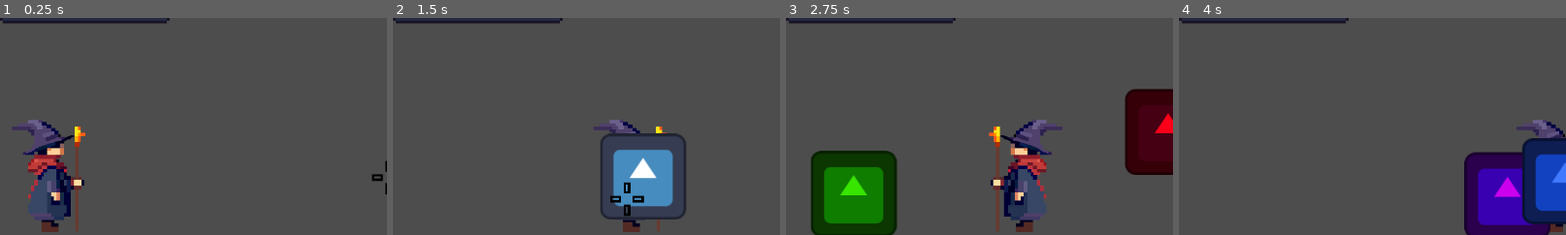
Above: before the commit, frames 1-4 (left to right).
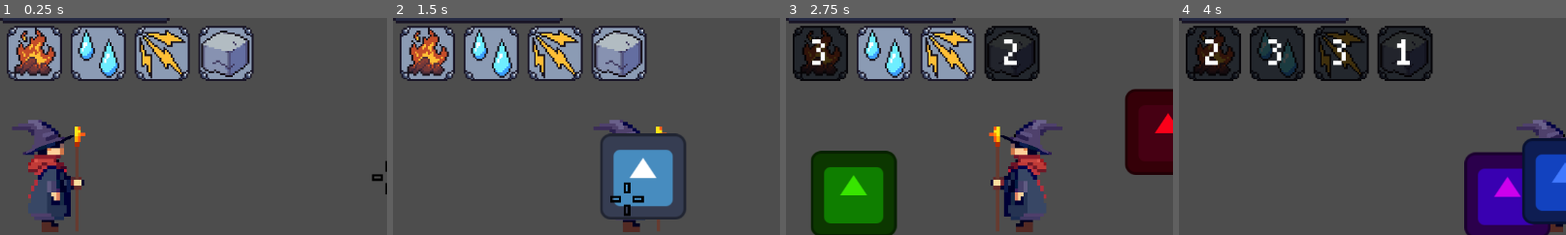
Above: after the commit, the same moments.

Repository: KyattPL/krolestwo-chorona
Game: Godot game, scene res://Scenes/TestLevel/test_level.tscn
The game is run twice, just before and just after one commit, with the same random seed, the same clock (stepped at 60 frames per second) and the same inputs. The engine's default icon, where the game draws it, is replaced by a stand-in: a white triangle on a blue panel in a dark square.
Inputs (mouse positions are % of the whole screen's width and height, from its top left):
- Up to frame 1 (0.25 s): no input
- Up to frame 2 (1.5 s): move the mouse to (72, 45) at 0.52 s; hold Right (move_right) from 0.53 s (still down); click (72, 45) at 0.6 s; tap Space (jump) at 0.77 s; move the mouse to (30, 55) at 1.27 s; tap 4 (select_earth) at 1.35 s
- Up to frame 3 (2.75 s): tap Space (jump) at 1.52 s; click (30, 55) at 1.55 s; move the mouse to (60, 28) at 2.02 s; release Right (move_right) at 2.03 s; hold Left (move_left) from 2.03 s (still down); tap 1 (select_fire) at 2.1 s; click (60, 28) at 2.3 s
- Up to frame 4 (4 s): move the mouse to (45, 70) at 2.77 s; release Left (move_left) at 2.78 s; hold Right (move_right) from 2.78 s (still down); tap 3 (select_lightning) at 2.85 s; tap Space (jump) at 3.02, 3.77 s; click (45, 70) at 3.05 s; move the mouse to (80, 65) at 3.52 s; tap 2 (select_water) at 3.6 s; click (80, 65) at 3.8 s
The pictures show only the part of the screen within x 0-50%, y 14-63%; the shares and areas given below are measured in that part.

The runs differ from the first frame. In frame 1, 13% of the frame differs, in the area x 1-66%, y 3-30%; in frame 2, 13%; in frame 3, 14%; in frame 4, 14%.

Commit message:
Added Timers on HUD for spells

Diff:
--- a/Scenes/Player/Root.gd
+++ b/Scenes/Player/Root.gd
@@ -9,6 +9,11 @@
 @export var earthSpell: PackedScene
 
 enum SPELL { NONE, FIRE, WATER, LIGHTNING, EARTH }
+
+signal fireOnCD(waitTime)
+signal waterOnCD(waitTime)
+signal lightningOnCD(waitTime)
+signal earthOnCD(waitTime)
 
 func spawn_bullet(bulletInstance: CharacterBody2D):
 	var mousePos = $Player.get_local_mouse_position().normalized()
@@ -24,24 +29,28 @@
 			SPELL.FIRE:
 				var fireBullet: CharacterBody2D = fireSpell.instantiate()
 				$FireSpellCD.start()
+				fireOnCD.emit($FireSpellCD.wait_time)
 				$Player.isFireOnCD = true
 				$Player.selectedSpell = SPELL.NONE
 				spawn_bullet(fireBullet)
 			SPELL.WATER:
 				var waterBullet: CharacterBody2D = waterSpell.instantiate()
 				$WaterSpellCD.start()
+				waterOnCD.emit($WaterSpellCD.wait_time)
 				$Player.isWaterOnCD = true
 				$Player.selectedSpell = SPELL.NONE
 				spawn_bullet(waterBullet)
 			SPELL.LIGHTNING:
 				var lightningBullet: CharacterBody2D = lightningSpell.instantiate()
 				$LightningSpellCD.start()
+				lightningOnCD.emit($LightningSpellCD.wait_time)
 				$Player.isLightningOnCD = true
 				$Player.selectedSpell = SPELL.NONE
 				spawn_bullet(lightningBullet)
 			SPELL.EARTH:
 				var earthBullet: CharacterBody2D = earthSpell.instantiate()
 				$EarthSpellCD.start()
+				earthOnCD.emit($EarthSpellCD.wait_time)
 				$Player.isEarthOnCD = true
 				$Player.selectedSpell = SPELL.NONE
 				spawn_bullet(earthBullet)
--- a/Scenes/Player/player.tscn
+++ b/Scenes/Player/player.tscn
@@ -45,12 +45,6 @@
 waterSpell = ExtResource("4_yg7du")
 lightningSpell = ExtResource("5_4vqt1")
 earthSpell = ExtResource("6_vspi1")
-
-[node name="Crosshair" type="Sprite2D" parent="."]
-z_index = 2
-scale = Vector2(0.0416667, 0.0416667)
-texture = ExtResource("1_gwjtt")
-script = ExtResource("2_68fma")
 
 [node name="FireSpellCD" type="Timer" parent="."]
 wait_time = 3.0
@@ -100,6 +94,18 @@
 [node name="Camera2D" type="Camera2D" parent="Player"]
 limit_left = -10
 
+[node name="CanvasLayer" type="CanvasLayer" parent="."]
+
+[node name="Crosshair" type="Sprite2D" parent="CanvasLayer"]
+z_index = 3
+scale = Vector2(0.0416667, 0.0416667)
+texture = ExtResource("1_gwjtt")
+script = ExtResource("2_68fma")
+
+[connection signal="earthOnCD" from="." to="HUD" method="_on_player_root_earth_on_cd"]
+[connection signal="fireOnCD" from="." to="HUD" method="_on_player_root_fire_on_cd"]
+[connection signal="lightningOnCD" from="." to="HUD" method="_on_player_root_lightning_on_cd"]
+[connection signal="waterOnCD" from="." to="HUD" method="_on_player_root_water_on_cd"]
 [connection signal="timeout" from="FireSpellCD" to="Player" method="_on_fire_spell_cd_timeout"]
 [connection signal="timeout" from="WaterSpellCD" to="Player" method="_on_water_spell_cd_timeout"]
 [connection signal="timeout" from="LightningSpellCD" to="Player" method="_on_lightning_spell_cd_timeout"]
--- a/Scenes/UI/HUD/hud.gd
+++ b/Scenes/UI/HUD/hud.gd
@@ -1,4 +1,9 @@
 extends CanvasLayer
+
+var fireSpellWaitTime
+var waterSpellWaitTime
+var lightningSpellWaitTime
+var earthSpellWaitTime
 
 func _ready():
 	$HUD/Stats/PlayerHPBar.value = 100
@@ -8,3 +13,70 @@
 
 func _on_player_coins_changed(oldVal, newVal):
 	$HUD/Stats/CoinsText.text = str(newVal)
+
+func _on_player_root_fire_on_cd(waitTime):
+	$HUD/Stats/FireSpellBox/FireSpellIcon.modulate = Color.from_hsv(1, 0, 0.25)
+	$HUD/Stats/FireSpellBox/FireSpellCD.visible = true
+	$HUD/Stats/FireSpellBox/FireSpellCD.text = "[center]" + str(waitTime) + "[/center]"
+	$HUD/Stats/FireSpellBox/FireSpellTimer.start()
+	fireSpellWaitTime = waitTime
+
+func _on_player_root_water_on_cd(waitTime):
+	$HUD/Stats/WaterSpellBox/WaterSpellIcon.modulate = Color.from_hsv(1, 0, 0.25)
+	$HUD/Stats/WaterSpellBox/WaterSpellCD.visible = true
+	$HUD/Stats/WaterSpellBox/WaterSpellCD.text = "[center]" + str(waitTime) + "[/center]"
+	$HUD/Stats/WaterSpellBox/WaterSpellTimer.start()
+	waterSpellWaitTime = waitTime
+
+func _on_player_root_lightning_on_cd(waitTime):
+	$HUD/Stats/LightningSpellBox/LightningSpellIcon.modulate = Color.from_hsv(1, 0, 0.25)
+	$HUD/Stats/LightningSpellBox/LightningSpellCD.visible = true
+	$HUD/Stats/LightningSpellBox/LightningSpellCD.text = "[center]" + str(waitTime) + "[/center]"
+	$HUD/Stats/LightningSpellBox/LightningSpellTimer.start()
+	lightningSpellWaitTime = waitTime
+
+func _on_player_root_earth_on_cd(waitTime):
+	$HUD/Stats/EarthSpellBox/EarthSpellIcon.modulate = Color.from_hsv(1, 0, 0.25)
+	$HUD/Stats/EarthSpellBox/EarthSpellCD.visible = true
+	$HUD/Stats/EarthSpellBox/EarthSpellCD.text = "[center]" + str(waitTime) + "[/center]"
+	$HUD/Stats/EarthSpellBox/EarthSpellTimer.start()
+	earthSpellWaitTime = waitTime
+
+func _on_fire_spell_timer_timeout():
+	fireSpellWaitTime -= 1
+	if fireSpellWaitTime == 0:
+		$HUD/Stats/FireSpellBox/FireSpellIcon.modulate = Color.from_hsv(0,0,1)
+		$HUD/Stats/FireSpellBox/FireSpellCD.visible = false
+		$HUD/Stats/FireSpellBox/FireSpellTimer.stop()
+	else:
+		$HUD/Stats/FireSpellBox/FireSpellCD.text = "[center]" + str(fireSpellWaitTime) + "[/center]"
+
+
+func _on_water_spell_timer_timeout():
+	waterSpellWaitTime -= 1
+	if waterSpellWaitTime == 0:
+		$HUD/Stats/WaterSpellBox/WaterSpellIcon.modulate = Color.from_hsv(0,0,1)
+		$HUD/Stats/WaterSpellBox/WaterSpellCD.visible = false
+		$HUD/Stats/WaterSpellBox/WaterSpellTimer.stop()
+	else:
+		$HUD/Stats/WaterSpellBox/WaterSpellCD.text = "[center]" + str(waterSpellWaitTime) + "[/center]"
+
+
+func _on_lightning_spell_timer_timeout():
+	lightningSpellWaitTime -= 1
+	if lightningSpellWaitTime == 0:
+		$HUD/Stats/LightningSpellBox/LightningSpellIcon.modulate = Color.from_hsv(0,0,1)
+		$HUD/Stats/LightningSpellBox/LightningSpellCD.visible = false
+		$HUD/Stats/LightningSpellBox/LightningSpellTimer.stop()
+	else:
+		$HUD/Stats/LightningSpellBox/LightningSpellCD.text = "[center]" + str(lightningSpellWaitTime) + "[/center]"
+
+
+func _on_earth_spell_timer_timeout():
+	earthSpellWaitTime -= 1
+	if earthSpellWaitTime == 0:
+		$HUD/Stats/EarthSpellBox/EarthSpellIcon.modulate = Color.from_hsv(0,0,1)
+		$HUD/Stats/EarthSpellBox/EarthSpellCD.visible = false
+		$HUD/Stats/EarthSpellBox/EarthSpellTimer.stop()
+	else:
+		$HUD/Stats/EarthSpellBox/EarthSpellCD.text = "[center]" + str(earthSpellWaitTime) + "[/center]"
--- a/Scenes/UI/HUD/hud.tscn
+++ b/Scenes/UI/HUD/hud.tscn
@@ -6,6 +6,11 @@
 [ext_resource type="Texture2D" uid="uid://c14bho4ctikhk" path="res://Assets/HUD/progress.png" id="3_wirlu"]
 [ext_resource type="Texture2D" uid="uid://c6ypy5hsp8yov" path="res://Assets/HUD/avatar.png" id="4_037t5"]
 [ext_resource type="FontFile" uid="uid://dabu02j6atprm" path="res://Assets/fonts/MinimalPixel v2.ttf" id="6_1c27h"]
+[ext_resource type="Texture2D" uid="uid://dhnj56hlpokrg" path="res://Assets/HUD/spellBackground.png" id="7_au50h"]
+[ext_resource type="Texture2D" uid="uid://bkippkhrsjb4h" path="res://Assets/HUD/spellFireIcon.png" id="8_7jyvk"]
+[ext_resource type="Texture2D" uid="uid://bf360du4uv41m" path="res://Assets/HUD/spellEarthIcon.png" id="9_dig4c"]
+[ext_resource type="Texture2D" uid="uid://c3iks8qextmwu" path="res://Assets/HUD/spellLightningIcon.png" id="10_0ipm1"]
+[ext_resource type="Texture2D" uid="uid://bcehnidqgqui2" path="res://Assets/HUD/spellWaterIcon.png" id="11_i1h1m"]
 
 [node name="RootCanvas" type="CanvasLayer"]
 script = ExtResource("1_m5h7p")
@@ -45,3 +50,191 @@
 theme_override_fonts/normal_font = ExtResource("6_1c27h")
 theme_override_font_sizes/normal_font_size = 21
 text = "0"
+
+[node name="FireSpellBox" type="Control" parent="HUD/Stats"]
+anchors_preset = 0
+offset_right = 40.0
+offset_bottom = 40.0
+
+[node name="FireSpellCD" type="RichTextLabel" parent="HUD/Stats/FireSpellBox"]
+visible = false
+z_index = 1
+layout_mode = 1
+anchors_preset = 8
+anchor_left = 0.5
+anchor_top = 0.5
+anchor_right = 0.5
+anchor_bottom = 0.5
+offset_left = -5.0
+offset_top = 100.0
+offset_right = 149.0
+offset_bottom = 194.0
+grow_horizontal = 2
+grow_vertical = 2
+scale = Vector2(0.479999, 0.479999)
+theme_override_fonts/normal_font = ExtResource("6_1c27h")
+theme_override_font_sizes/normal_font_size = 92
+bbcode_enabled = true
+text = "[center]6[/center]"
+
+[node name="FireSpellIcon" type="TextureRect" parent="HUD/Stats/FireSpellBox"]
+layout_mode = 0
+offset_left = 10.0
+offset_top = 100.0
+offset_right = 266.0
+offset_bottom = 356.0
+scale = Vector2(0.32, 0.32)
+texture = ExtResource("7_au50h")
+
+[node name="TextureRect" type="TextureRect" parent="HUD/Stats/FireSpellBox/FireSpellIcon"]
+offset_left = 18.75
+offset_top = 6.25
+offset_right = 274.75
+offset_bottom = 262.25
+scale = Vector2(0.874999, 0.874999)
+texture = ExtResource("8_7jyvk")
+
+[node name="FireSpellTimer" type="Timer" parent="HUD/Stats/FireSpellBox"]
+
+[node name="WaterSpellBox" type="Control" parent="HUD/Stats"]
+anchors_preset = 0
+offset_right = 40.0
+offset_bottom = 40.0
+
+[node name="WaterSpellCD" type="RichTextLabel" parent="HUD/Stats/WaterSpellBox"]
+visible = false
+z_index = 1
+layout_mode = 1
+anchors_preset = 8
+anchor_left = 0.5
+anchor_top = 0.5
+anchor_right = 0.5
+anchor_bottom = 0.5
+offset_left = 89.0
+offset_top = 100.0
+offset_right = 243.0
+offset_bottom = 194.0
+grow_horizontal = 2
+grow_vertical = 2
+scale = Vector2(0.479999, 0.479999)
+theme_override_fonts/normal_font = ExtResource("6_1c27h")
+theme_override_font_sizes/normal_font_size = 92
+bbcode_enabled = true
+text = "[center]6[/center]"
+
+[node name="WaterSpellTimer" type="Timer" parent="HUD/Stats/WaterSpellBox"]
+
+[node name="WaterSpellIcon" type="TextureRect" parent="HUD/Stats/WaterSpellBox"]
+layout_mode = 0
+offset_left = 105.0
+offset_top = 100.0
+offset_right = 361.0
+offset_bottom = 356.0
+scale = Vector2(0.32, 0.32)
+texture = ExtResource("7_au50h")
+
+[node name="TextureRect" type="TextureRect" parent="HUD/Stats/WaterSpellBox/WaterSpellIcon"]
+layout_mode = 0
+offset_left = 15.625
+offset_top = 15.625
+offset_right = 271.625
+offset_bottom = 271.625
+scale = Vector2(0.875, 0.875)
+texture = ExtResource("11_i1h1m")
+
+[node name="LightningSpellBox" type="Control" parent="HUD/Stats"]
+anchors_preset = 0
+offset_right = 40.0
+offset_bottom = 40.0
+
+[node name="LightningSpellCD" type="RichTextLabel" parent="HUD/Stats/LightningSpellBox"]
+visible = false
+z_index = 1
+layout_mode = 1
+anchors_preset = 8
+anchor_left = 0.5
+anchor_top = 0.5
+anchor_right = 0.5
+anchor_bottom = 0.5
+offset_left = 185.0
+offset_top = 100.0
+offset_right = 339.0
+offset_bottom = 194.0
+grow_horizontal = 2
+grow_vertical = 2
+scale = Vector2(0.479999, 0.479999)
+theme_override_fonts/normal_font = ExtResource("6_1c27h")
+theme_override_font_sizes/normal_font_size = 92
+bbcode_enabled = true
+text = "[center]6[/center]"
+
+[node name="LightningSpellTimer" type="Timer" parent="HUD/Stats/LightningSpellBox"]
+
+[node name="LightningSpellIcon" type="TextureRect" parent="HUD/Stats/LightningSpellBox"]
+layout_mode = 0
+offset_left = 200.0
+offset_top = 100.0
+offset_right = 456.0
+offset_bottom = 356.0
+scale = Vector2(0.32, 0.32)
+texture = ExtResource("7_au50h")
+
+[node name="TextureRect" type="TextureRect" parent="HUD/Stats/LightningSpellBox/LightningSpellIcon"]
+layout_mode = 0
+offset_left = 21.8751
+offset_top = 18.75
+offset_right = 277.875
+offset_bottom = 274.75
+scale = Vector2(0.875, 0.875)
+texture = ExtResource("10_0ipm1")
+
+[node name="EarthSpellBox" type="Control" parent="HUD/Stats"]
+anchors_preset = 0
+offset_right = 40.0
+offset_bottom = 40.0
+
+[node name="EarthSpellCD" type="RichTextLabel" parent="HUD/Stats/EarthSpellBox"]
+visible = false
+z_index = 1
+layout_mode = 1
+anchors_preset = 8
+anchor_left = 0.5
+anchor_top = 0.5
+anchor_right = 0.5
+anchor_bottom = 0.5
+offset_left = 280.0
+offset_top = 100.0
+offset_right = 434.0
+offset_bottom = 194.0
+grow_horizontal = 2
+grow_vertical = 2
+scale = Vector2(0.479999, 0.479999)
+theme_override_fonts/normal_font = ExtResource("6_1c27h")
+theme_override_font_sizes/normal_font_size = 92
+bbcode_enabled = true
+text = "[center]6[/center]"
+
+[node name="EarthSpellTimer" type="Timer" parent="HUD/Stats/EarthSpellBox"]
+
+[node name="EarthSpellIcon" type="TextureRect" parent="HUD/Stats/EarthSpellBox"]
+layout_mode = 0
+offset_left = 295.0
+offset_top = 100.0
+offset_right = 551.0
+offset_bottom = 356.0
+scale = Vector2(0.32, 0.32)
+texture = ExtResource("7_au50h")
+
+[node name="TextureRect" type="TextureRect" parent="HUD/Stats/EarthSpellBox/EarthSpellIcon"]
+layout_mode = 0
+offset_left = 12.5
+offset_top = 18.75
+offset_right = 268.5
+offset_bottom = 274.75
+scale = Vector2(0.875, 0.875)
+texture = ExtResource("9_dig4c")
+
+[connection signal="timeout" from="HUD/Stats/FireSpellBox/FireSpellTimer" to="." method="_on_fire_spell_timer_timeout"]
+[connection signal="timeout" from="HUD/Stats/WaterSpellBox/WaterSpellTimer" to="." method="_on_water_spell_timer_timeout"]
+[connection signal="timeout" from="HUD/Stats/LightningSpellBox/LightningSpellTimer" to="." method="_on_lightning_spell_timer_timeout"]
+[connection signal="timeout" from="HUD/Stats/EarthSpellBox/EarthSpellTimer" to="." method="_on_earth_spell_timer_timeout"]
Binary file added: Assets/HUD/spellBackground.png
Not shown, added: Assets/HUD/spellBackground.png.import
Binary file added: Assets/HUD/spellEarthIcon.png
Not shown, added: Assets/HUD/spellEarthIcon.png.import
Binary file added: Assets/HUD/spellFireIcon.png
Not shown, added: Assets/HUD/spellFireIcon.png.import
Binary file added: Assets/HUD/spellLightningIcon.png
Not shown, added: Assets/HUD/spellLightningIcon.png.import
Binary file added: Assets/HUD/spellWaterIcon.png
Not shown, added: Assets/HUD/spellWaterIcon.png.import
Not shown: 1 places in Scenes/UI/HUD/hud.tscn that only renumber resources
